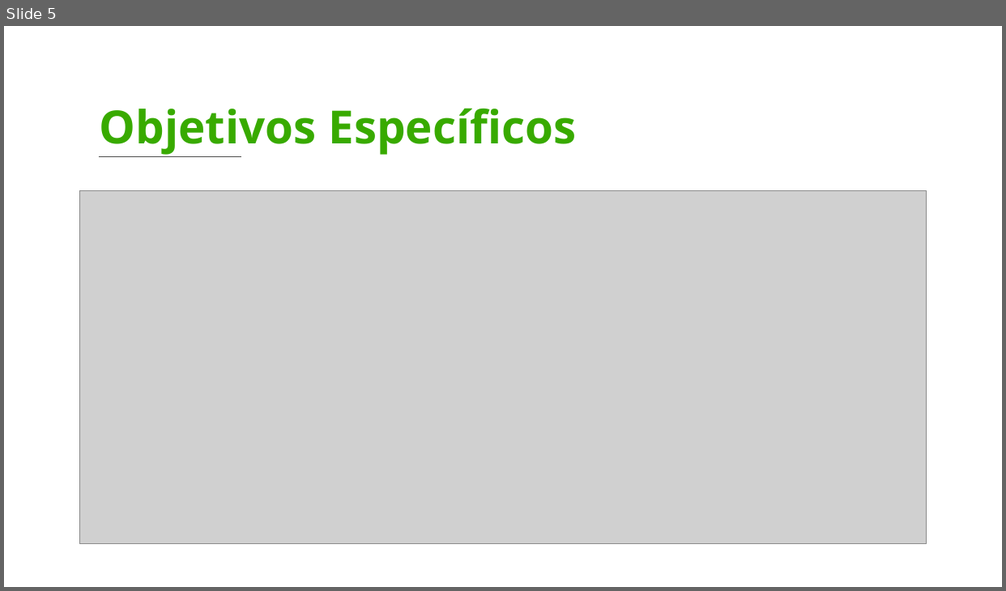
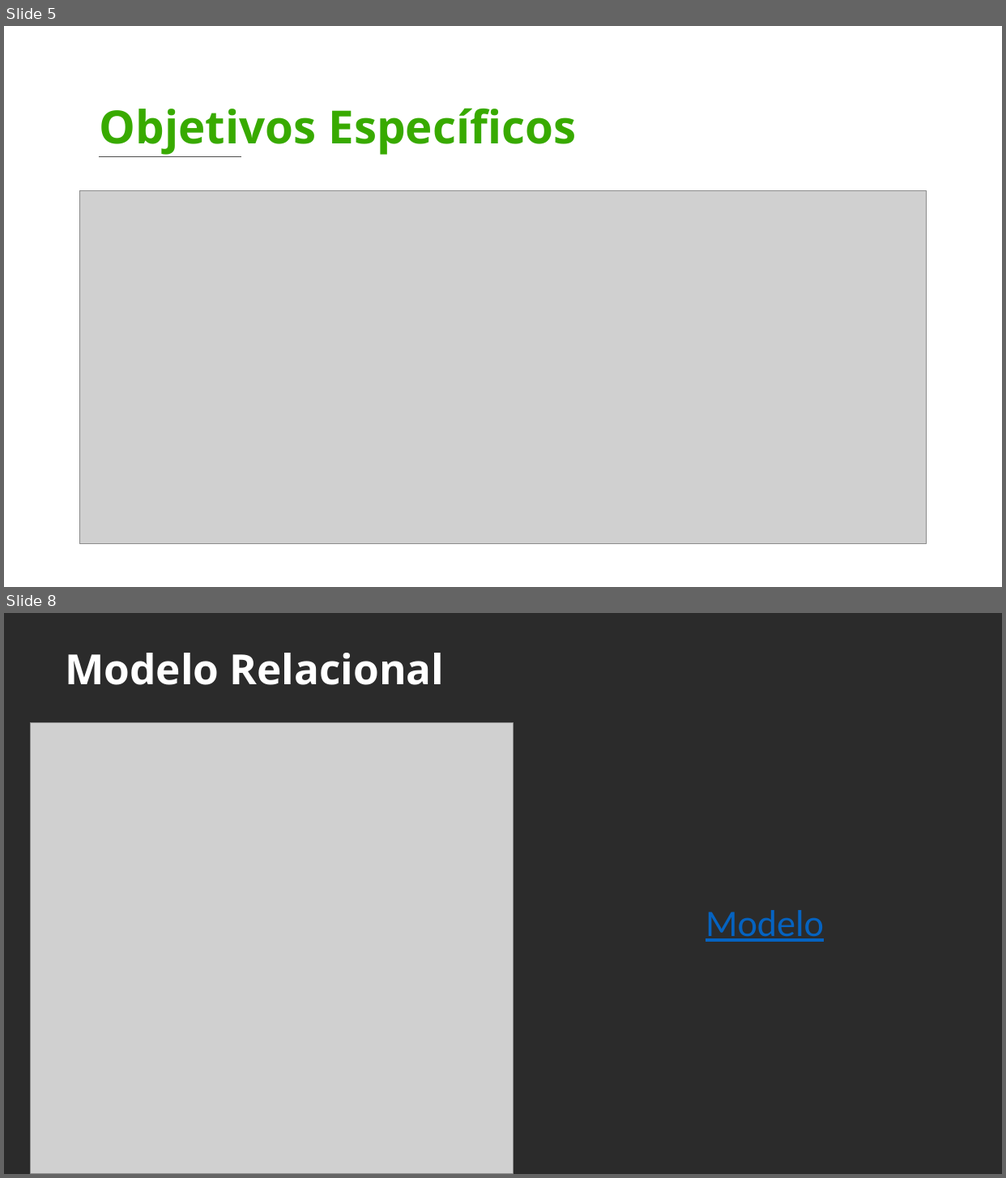
Before and after one commit to BrandonDuv033/Panify, a slide deck: Cuarto Trimestre/Presentación - 4 Trimestre.pptx. Shown one above the other, each under a label of ours: slide 5 before the commit, slides 5 and 8 after it; the slides between them are not shown. The pictures are 1006x591 and 1006x1178 pixels, drawn with LibreOffice and Linux fonts; fonts in the diff are those of the drawing; grey boxes stand for pictures; background and template pictures are left out; a plain dark background stands for a picture behind light text. Boxes give left, top, right and bottom in pixels: in the first picture for what was removed or moved away, otherwise in the second. Text is boxed around its words. In the diff, an @@ line names an element or a change of style, - is before the commit and + after.

Commit message:
docs: actualizar presentación del cuarto trimestre
Se actualiza la presentación de los entregables del cuarto trimestre agregando el modelo relacional actualizado de la base de datos de Panify y vinculando un hipervínculo para facilitar la visualización del modelo en mayor resolución.

```diff
--- a/Cuarto Trimestre/Presentación - 4 Trimestre.pptx
+++ b/Cuarto Trimestre/Presentación - 4 Trimestre.pptx
@@ slide 8 added at [4,613,1002,1174], background picture (left out) @@
@@ text added at [65,653,445,685], 40 pt, text #FFFFFF, bold @@
+Modelo Relacional
@@ picture added at [31,722,513,1174] @@
@@ text added at [705,910,824,942], 36 pt, text #0563C1, underline @@
+Modelo
```
Also in this commit, not shown: 2 slides changed, 2 other slides added, 8 slides removed.
